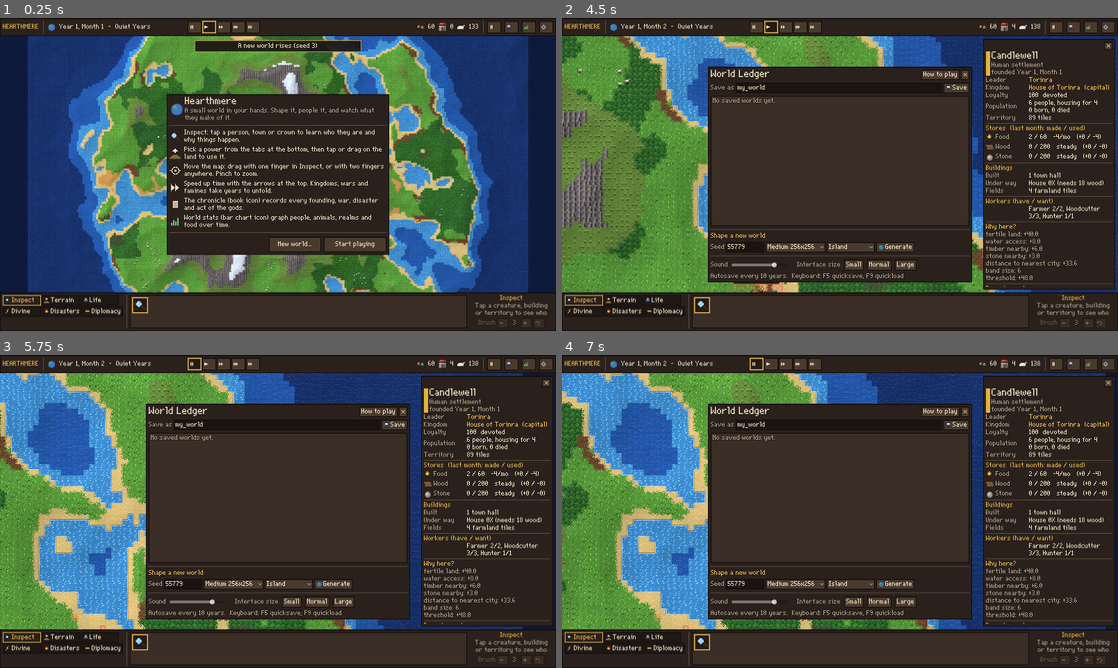
Above: before the commit, frames 1-4 (two rows, left to right).
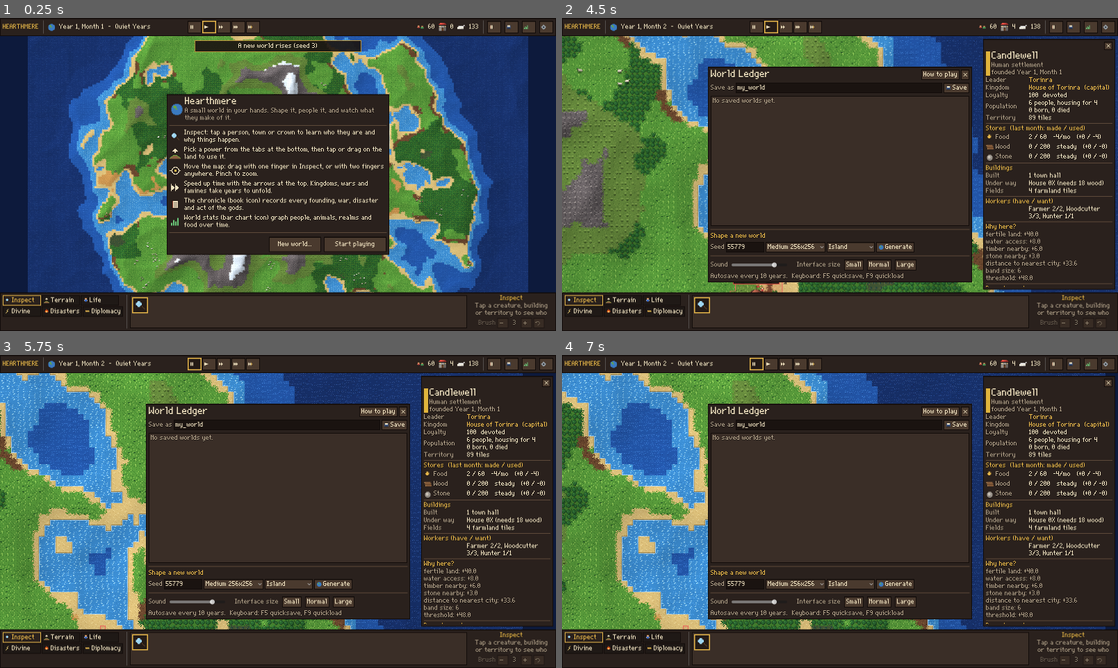
Above: after the commit, the same moments.

Repository: nearlyindifferent/Worldbox
Game: Godot game, scene res://scenes/main.tscn
Two runs of this game, one before a commit and one after it. Both use one fixed random seed, a clock stepped at 60 frames per second and the inputs below.
Inputs (mouse positions are in pixels of both pictures, inside the frame that each line leads up to):
- Up to frame 1 (0.25 s): no input
- Up to frame 2 (4.5 s): click "New world..." at 0.5 s; click "Normal" at 1.25 s; click "Normal" at 2 s; click "Rookvale 12" at 2.75 s; click "Thornhearth 6" at 3.5 s; click "Candlewell 6" at 4.25 s
- Up to frame 3 (5.75 s): tap A at 5 s; move the mouse to (400, 495) at 5.02 s; hold D from 5.03 s (still down); tap Z at 5.1 s; click (400, 495) at 5.17 s; tap Space at 5.27 s
- Up to frame 4 (7 s): release D at 5.75 s; tap A at 5.75 s; drag from (728, 527) to (812, 574) at 5.77 s; click "Rookvale 12" at 6.5 s

The runs differ from the first frame. In frame 1, 0.4% of the frame differs, in the area x 24-57%, y 14-87%; in frame 2, 0.7%, in the area x 0-9%, y 29-68%; in frame 3, less than 0.1%; in frame 4, less than 0.1%.

Commit message:
Smooth per-pixel hillshade and rocky mountain texture
Terrain shading now interpolates the hillshade between tile centres at
art-pixel resolution, so slopes read as gradients instead of tile-sized
steps; mountains and snowfields get stronger relief, and the mountain
tile art is rock texture (cracks, ledges) instead of a repeated triangle
stamp that produced a sawtooth pattern.

Co-Authored-By: Claude Opus 5.5 <noreply@anthropic.com>
Claude-Session: https://claude.ai/code/session_01XE5R78pzm2itwZE2NTeysj

Diff:
--- a/src/render/asset_forge.gd
+++ b/src/render/asset_forge.gd
@@ -121,15 +121,19 @@
 			for k in 3:
 				_px(img, ox + rng.randi_range(0, 7), oy + rng.randi_range(0, 7), light)
 		"mountain":
-			var bx := rng.randi_range(-1, 1)
-			for y in 8:
-				var half := y / 2 + 1
-				for x in range(4 - half, 4 + half):
-					var col := light if x < 4 else dark
-					if y <= 1 and v % 2 == 0:
-						col = acc if x < 4 else light
-					_px(img, ox + x + bx, oy + y, col)
-			_px(img, ox + 3 + bx, oy, acc)
+			# Rock texture (cracks, ledges, lit specks); form comes from the hillshade.
+			for k in 3:
+				var cx := rng.randi_range(0, 6)
+				var cy := rng.randi_range(0, 5)
+				var ln := rng.randi_range(2, 3)
+				for j in ln:
+					_px(img, ox + cx + j, oy + cy + (j if v % 2 == 0 else 0), dark)
+			for k in 2:
+				var lx := rng.randi_range(0, 5)
+				var ly := rng.randi_range(0, 7)
+				_hline(img, ox + lx, oy + ly, 3, light)
+			for k in 3:
+				_px(img, ox + rng.randi_range(0, 7), oy + rng.randi_range(0, 7), acc if k == 0 else light)
 		"snow":
 			for k in 5:
 				_px(img, ox + rng.randi_range(0, 7), oy + rng.randi_range(0, 7), light)
--- a/src/render/shaders/terrain.gdshader
+++ b/src/render/shaders/terrain.gdshader
@@ -14,6 +14,8 @@
 uniform int forest_index = 6;
 uniform int grass_index = 5;
 uniform int lava_index = 16;
+uniform int mountain_index = 8;
+uniform int snow_index = 9;
 uniform int max_water_index = 2;
 uniform bool show_territory = true;
 uniform float territory_fill = 0.16;
@@ -103,8 +105,18 @@
 		c.rgb = mix(c.rgb, DRY * c.rgb * 1.6, float(2 - veg) * 0.28);
 	}
 
-	float hs = float(d.b) / 255.0;
-	c.rgb *= 0.80 + 0.40 * hs;
+	// Hillshade interpolated between tile centres at art-pixel resolution, so
+	// slopes read as smooth pixel gradients instead of tile-sized steps.
+	vec2 sp = vec2(t) + (vec2(px) + 0.5) / TILE_PX - 0.5;
+	ivec2 s0 = ivec2(floor(sp));
+	vec2 sf = sp - vec2(s0);
+	float h00 = float(texel_i(data_tex, s0).b);
+	float h10 = float(texel_i(data_tex, s0 + ivec2(1, 0)).b);
+	float h01 = float(texel_i(data_tex, s0 + ivec2(0, 1)).b);
+	float h11 = float(texel_i(data_tex, s0 + ivec2(1, 1)).b);
+	float hs = mix(mix(h00, h10, sf.x), mix(h01, h11, sf.x), sf.y) / 255.0;
+	bool rocky = b == mountain_index || b == snow_index;
+	c.rgb *= rocky ? (0.62 + 0.75 * hs) : (0.80 + 0.40 * hs);
 
 	if (b == lava_index) {
 		float pulse = 0.5 + 0.5 * sin(anim_time * 2.4 + hash12(vec2(t)) * 6.2831 + float(px.x + px.y) * 0.6);
--- a/src/render/terrain_view.gd
+++ b/src/render/terrain_view.gd
@@ -45,6 +45,8 @@
 	_mat.set_shader_parameter("forest_index", Defs.forest_index)
 	_mat.set_shader_parameter("grass_index", Defs.grassland_index)
 	_mat.set_shader_parameter("lava_index", Defs.biome_index("lava"))
+	_mat.set_shader_parameter("mountain_index", Defs.mountain_index)
+	_mat.set_shader_parameter("snow_index", Defs.biome_index("snow"))
 	_mat.set_shader_parameter("chunk_size", float(SimConst.CHUNK))
 
 
--- /dev/null
+++ b/tools/scenarios/closeup.json
@@ -0,0 +1,10 @@
+[
+  {"do": "frames", "n": 5},
+  {"do": "ticks", "n": 1200},
+  {"do": "focus", "target": "city", "index": 0, "zoom": 4.0},
+  {"do": "frames", "n": 10},
+  {"do": "shot", "name": "closeup_city"},
+  {"do": "focus", "target": "center", "zoom": 2.5},
+  {"do": "frames", "n": 10},
+  {"do": "shot", "name": "closeup_land"}
+]
